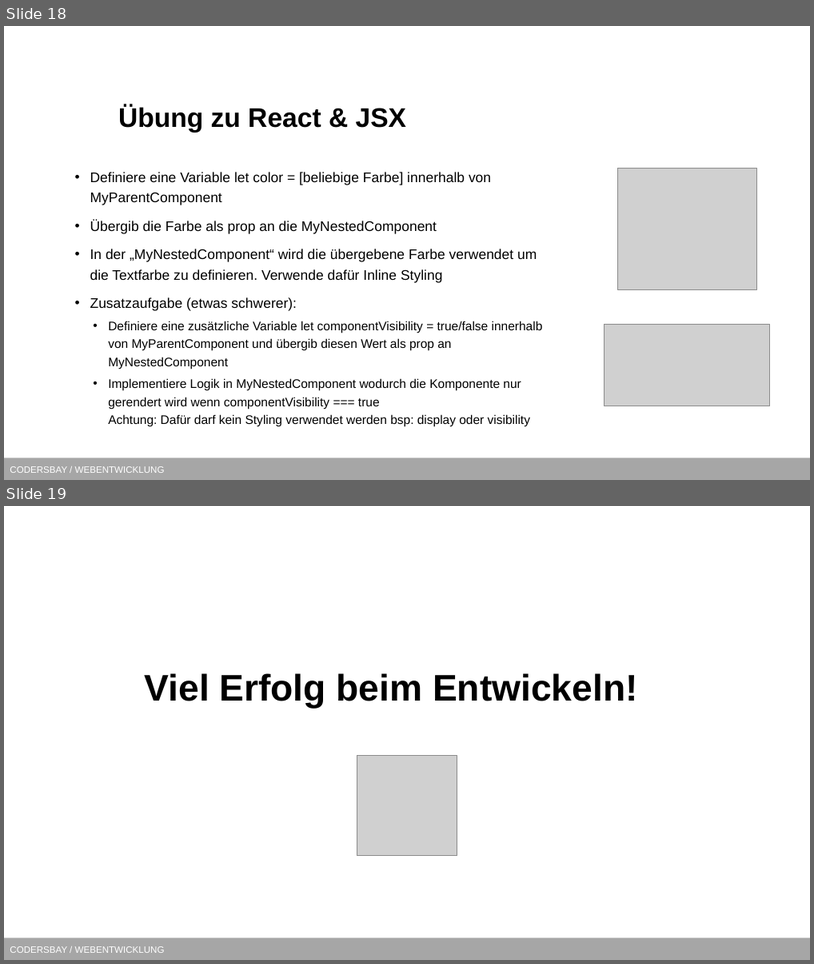
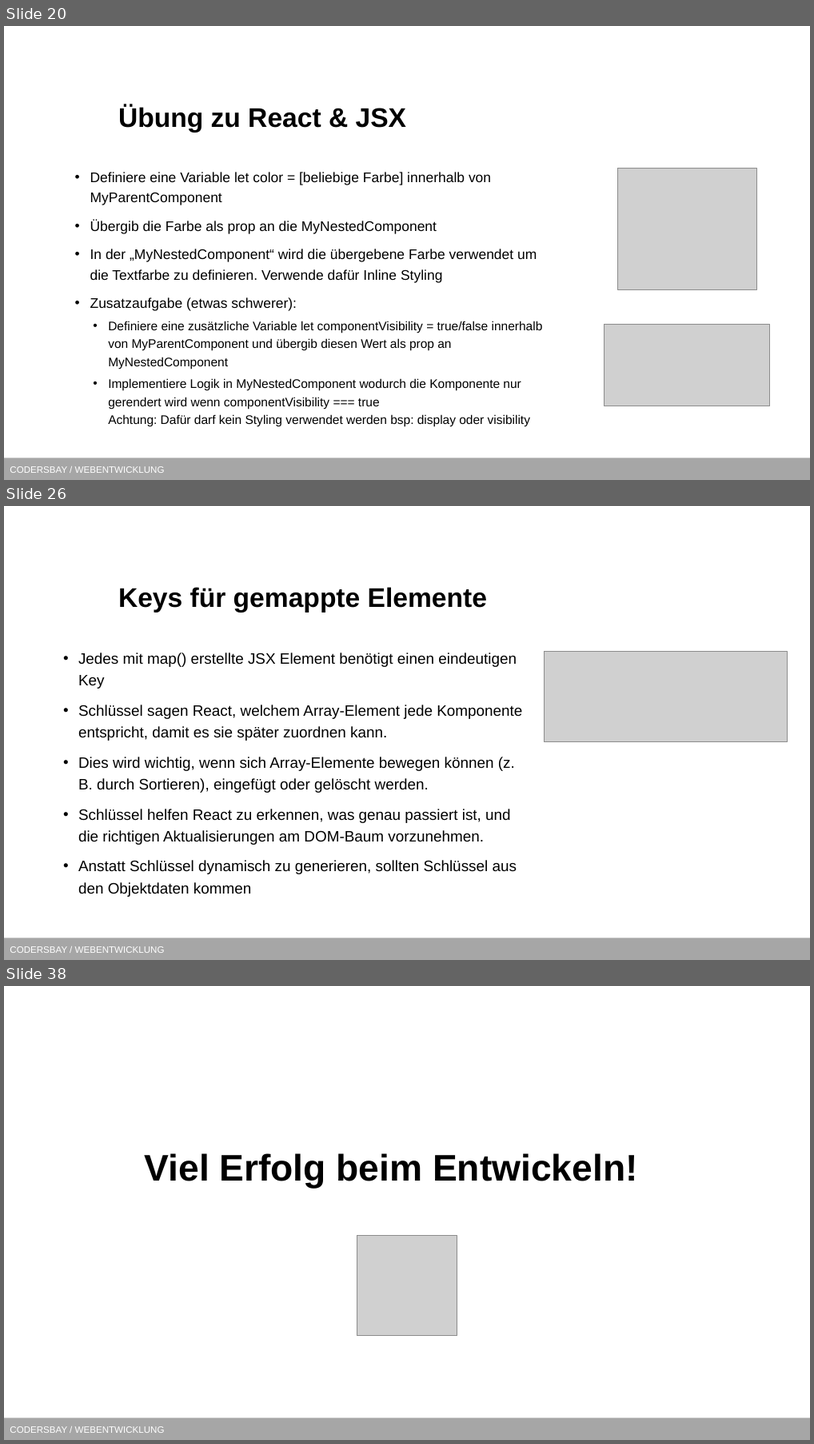
Before and after one commit to kodo89/Webentwicklung_23_24, a slide deck: 9. React/React.pptx. Shown one above the other, each under a label of ours: slides 18 and 19 before the commit, slides 20, 26 and 38 after it; the slides between them are not shown. The pictures are 814x964 and 814x1444 pixels, drawn with LibreOffice and Linux fonts; fonts in the diff are those of the drawing; grey boxes stand for pictures; background and template pictures are left out. Boxes give left, top, right and bottom in pixels: in the first picture for what was removed or moved away, otherwise in the second. Text is boxed around its words. In the diff, an @@ line names an element or a change of style, - is before the commit and + after.

```diff
--- a/9. React/React.pptx
+++ b/9. React/React.pptx
@@ slide 26 added at (4,506,810,960), background #FFFFFF; not listed: 1 template element that a slide beside it also shows @@
@@ title added at (118,587,487,612), 32 pt, text #000000, bold @@
+Keys für gemappte Elemente
@@ text added at (78,652,522,896), 18 pt, text #000000 @@
+• Jedes mit map() erstellte JSX Element benötigt einen eindeutigen Key
+• Schlüssel sagen React, welchem Array-Element jede Komponente entspricht, damit es sie später zuordnen kann.
+• Dies wird wichtig, wenn sich Array-Elemente bewegen können (z. B. durch Sortieren), eingefügt oder gelöscht werden.
+• Schlüssel helfen React zu erkennen, was genau passiert ist, und die richtigen Aktualisierungen am DOM-Baum vorzunehmen.
+• Anstatt Schlüssel dynamisch zu generieren, sollten Schlüssel aus den Objektdaten kommen
@@ picture added at (544,651,787,742) @@
@@ what was slide 18 is now slide 20 @@
@@ what was slide 19 is now slide 38 @@
```
Also in this commit, not shown: 1 slide changed, 18 other slides added.
